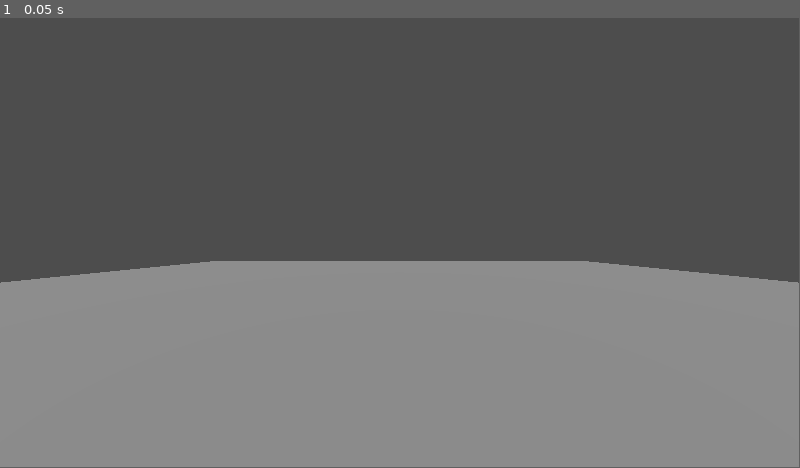
Above: before the commit, frame 1.
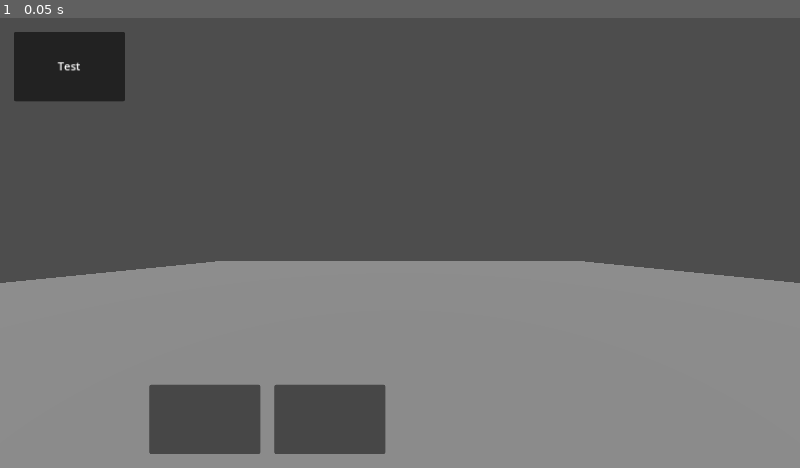
Above: after the commit, the same moment.

Repository: ZeAntwan/LD53
Game: Godot game, scene res://scenes/game.tscn
Two runs of this game, one before a commit and one after it. Both use one fixed random seed, a clock stepped at 60 frames per second and the inputs below.
Inputs:
- Up to frame 1 (0.05 s): no input
In our replay, the window is 799x449 before the commit and 800x450 after it. These sizes can differ from the game's own. Grey fills any space a smaller window leaves; there, only what the larger window draws over its background counts as a difference.

The runs differ from the first frame. In frame 1, 6.5% of the frame differs, in the area x 0-100%, y 0-97%.

Commit message:
Initial stuff around Drag and Drop

Diff:
--- a/project.godot
+++ b/project.godot
@@ -15,6 +15,18 @@
 config/features=PackedStringArray("4.0", "Mobile")
 config/icon="res://icon.svg"
 
+[display]
+
+window/stretch/mode="canvas_items"
+
+[input]
+
+select={
+"deadzone": 0.5,
+"events": [Object(InputEventMouseButton,"resource_local_to_scene":false,"resource_name":"","device":-1,"window_id":0,"alt_pressed":false,"shift_pressed":false,"ctrl_pressed":false,"meta_pressed":false,"button_mask":1,"position":Vector2(312, 18),"global_position":Vector2(316, 61),"factor":1.0,"button_index":1,"pressed":true,"double_click":false,"script":null)
+]
+}
+
 [rendering]
 
 renderer/rendering_method="mobile"
--- a/scenes/game.tscn
+++ b/scenes/game.tscn
@@ -1,4 +1,6 @@
-[gd_scene load_steps=3 format=3 uid="uid://cpogeahmvjydj"]
+[gd_scene load_steps=4 format=3 uid="uid://cpogeahmvjydj"]
+
+[ext_resource type="PackedScene" uid="uid://bg51qag7wfse0" path="res://scenes/ui.tscn" id="1_qkw4r"]
 
 [sub_resource type="BoxMesh" id="BoxMesh_8h6a0"]
 size = Vector3(60, 2, 60)
@@ -7,6 +9,8 @@
 size = Vector3(60, 2, 60)
 
 [node name="Game" type="Node"]
+
+[node name="MainUi" parent="." instance=ExtResource("1_qkw4r")]
 
 [node name="Camera3D" type="Camera3D" parent="."]
 transform = Transform3D(1, 0, 0, 0, 1, 0, 0, 0, 1, 0, 4.00828, 18.3401)
--- /dev/null
+++ b/scenes/ui.tscn
@@ -0,0 +1,79 @@
+[gd_scene load_steps=3 format=3 uid="uid://bg51qag7wfse0"]
+
+[ext_resource type="PackedScene" uid="uid://h1um88c2nc4y" path="res://scenes/ui/drop_zone.tscn" id="1_mi2bh"]
+[ext_resource type="PackedScene" uid="uid://bhuiqgoiywupk" path="res://scenes/ui/news_item.tscn" id="2_lpb1i"]
+
+[node name="MainUi" type="Control"]
+layout_mode = 3
+anchors_preset = 15
+anchor_right = 1.0
+anchor_bottom = 1.0
+grow_horizontal = 2
+grow_vertical = 2
+mouse_filter = 2
+
+[node name="LeftBar" type="Control" parent="."]
+custom_minimum_size = Vector2(200, 0)
+layout_mode = 1
+anchors_preset = 9
+anchor_bottom = 1.0
+grow_vertical = 2
+mouse_filter = 2
+
+[node name="MarginContainer" type="MarginContainer" parent="LeftBar"]
+layout_mode = 2
+offset_right = 200.0
+offset_bottom = 140.0
+theme_override_constants/margin_left = 20
+theme_override_constants/margin_top = 20
+theme_override_constants/margin_right = 20
+theme_override_constants/margin_bottom = 20
+
+[node name="VBoxContainer" type="VBoxContainer" parent="LeftBar/MarginContainer"]
+layout_mode = 2
+theme_override_constants/separation = 20
+
+[node name="DropZone" parent="LeftBar/MarginContainer/VBoxContainer" groups=["drop_zone"] instance=ExtResource("1_mi2bh")]
+layout_mode = 2
+
+[node name="NewsItem2" parent="LeftBar/MarginContainer/VBoxContainer/DropZone" instance=ExtResource("2_lpb1i")]
+layout_mode = 0
+grow_horizontal = 1
+grow_vertical = 1
+
+[node name="BottomBar" type="Control" parent="."]
+custom_minimum_size = Vector2(1000, 200)
+layout_mode = 1
+anchors_preset = 3
+anchor_left = 1.0
+anchor_top = 1.0
+anchor_right = 1.0
+anchor_bottom = 1.0
+grow_horizontal = 0
+grow_vertical = 0
+
+[node name="MarginContainer" type="MarginContainer" parent="BottomBar"]
+layout_mode = 1
+anchors_preset = 3
+anchor_left = 1.0
+anchor_top = 1.0
+anchor_right = 1.0
+anchor_bottom = 1.0
+offset_left = -957.0
+offset_top = -140.0
+grow_horizontal = 0
+grow_vertical = 0
+theme_override_constants/margin_left = 20
+theme_override_constants/margin_top = 20
+theme_override_constants/margin_right = 20
+theme_override_constants/margin_bottom = 20
+
+[node name="HBoxContainer" type="HBoxContainer" parent="BottomBar/MarginContainer"]
+layout_mode = 2
+theme_override_constants/separation = 20
+
+[node name="DropZone" parent="BottomBar/MarginContainer/HBoxContainer" groups=["drop_zone"] instance=ExtResource("1_mi2bh")]
+layout_mode = 2
+
+[node name="DropZone2" parent="BottomBar/MarginContainer/HBoxContainer" groups=["drop_zone"] instance=ExtResource("1_mi2bh")]
+layout_mode = 2
--- /dev/null
+++ b/scenes/ui/drop_zone.tscn
@@ -0,0 +1,14 @@
+[gd_scene load_steps=2 format=3 uid="uid://h1um88c2nc4y"]
+
+[sub_resource type="RectangleShape2D" id="RectangleShape2D_xkdb8"]
+size = Vector2(160, 100)
+
+[node name="DropZone" type="Panel"]
+custom_minimum_size = Vector2(160, 100)
+mouse_force_pass_scroll_events = false
+
+[node name="Area2D" type="Area2D" parent="."]
+
+[node name="CollisionShape2D" type="CollisionShape2D" parent="Area2D"]
+position = Vector2(80, 50)
+shape = SubResource("RectangleShape2D_xkdb8")
--- /dev/null
+++ b/scenes/ui/news_item.tscn
@@ -0,0 +1,34 @@
+[gd_scene load_steps=3 format=3 uid="uid://bhuiqgoiywupk"]
+
+[ext_resource type="Script" path="res://scripts/NewsItem.gd" id="1_efnsu"]
+
+[sub_resource type="RectangleShape2D" id="RectangleShape2D_xkdb8"]
+size = Vector2(160, 100)
+
+[node name="NewsItem2" type="Panel"]
+custom_minimum_size = Vector2(150, 100)
+offset_right = 160.0
+offset_bottom = 100.0
+grow_horizontal = 2
+grow_vertical = 2
+mouse_force_pass_scroll_events = false
+script = ExtResource("1_efnsu")
+
+[node name="Area2D" type="Area2D" parent="."]
+
+[node name="CollisionShape2D" type="CollisionShape2D" parent="Area2D"]
+position = Vector2(80, 50)
+shape = SubResource("RectangleShape2D_xkdb8")
+
+[node name="Label" type="Label" parent="."]
+layout_mode = 2
+anchor_right = 1.0
+anchor_bottom = 1.0
+grow_horizontal = 2
+grow_vertical = 2
+text = "Test"
+horizontal_alignment = 1
+vertical_alignment = 1
+
+[connection signal="gui_input" from="." to="." method="_on_gui_input"]
+[connection signal="mouse_entered" from="." to="." method="_on_mouse_entered"]
--- /dev/null
+++ b/scripts/NewsItem.gd
@@ -0,0 +1,37 @@
+extends Control
+
+var selected = false
+var mouseOffset: Vector2 = Vector2.ZERO
+
+@onready var area = $Area2D
+@onready var parent = get_parent()
+
+# Called when the node enters the scene tree for the first time.
+func _ready():
+	print(get_rect())
+	pass # Replace with function body.
+
+# Called every frame. 'delta' is the elapsed time since the previous frame.
+func _process(delta):
+	if selected:
+		global_position = get_global_mouse_position() + mouseOffset
+	pass
+
+func _on_gui_input(event):
+	if Input.is_action_just_pressed("select"):
+		selected = true
+		mouseOffset = global_position - get_global_mouse_position()
+	if Input.is_action_just_released("select"):
+		selected = false
+		var overlap = area.get_overlapping_areas()
+		if (!overlap.is_empty()):
+			if overlap[0].get_parent().is_in_group("drop_zone"):
+				parent.remove_child(self)
+				parent = overlap[0].get_parent()
+				parent.add_child(self)
+		position = Vector2.ZERO
+
+
+
+func _on_mouse_entered():
+	pass # Replace with function body.
